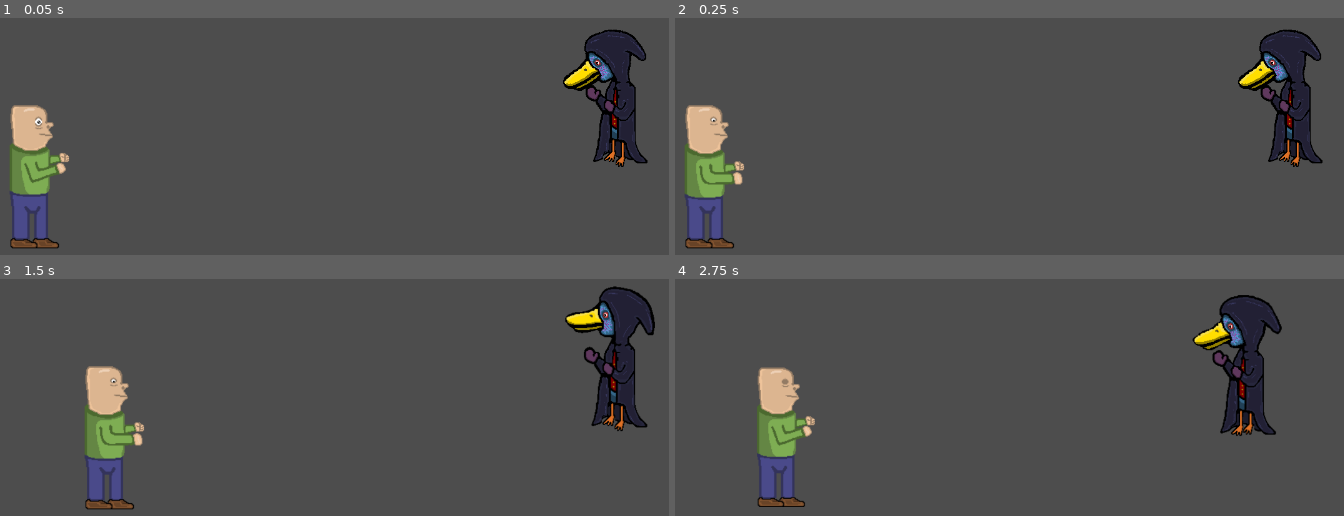
Above: before the commit, frames 1-4 (two rows, left to right).
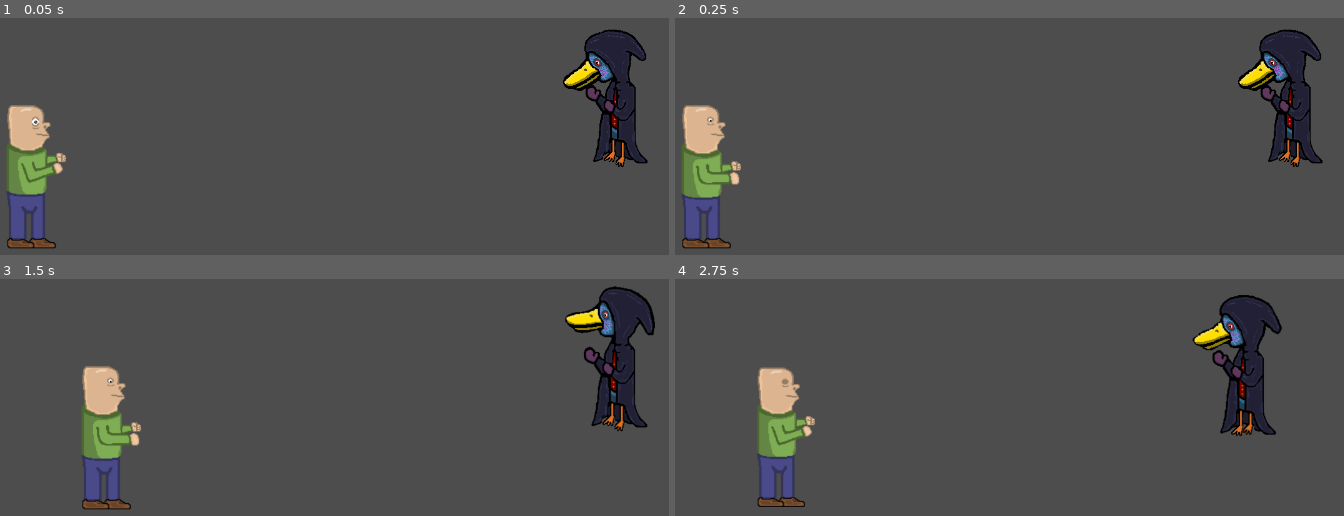
Above: after the commit, the same moments.

Repository: wildin-72/untitled_wild_game
Game: Godot game, scene res://scenes/GameScene/Levels/Level1.tscn
Same seed, same stepped clock (60 frames per second), same inputs: the game is played once before the commit and once after it. This scene is started directly instead of the project's main scene.
Inputs (mouse positions are in pixels of both pictures, inside the frame that each line leads up to):
- Up to frame 1 (0.05 s): no input
- Up to frame 2 (0.25 s): no input
- Up to frame 3 (1.5 s): tap Enter (ui_accept) at 0.5, 0.77 s; move the mouse to (481, 333) at 0.52 s; hold Right (ui_right) 0.53-1.25 s; hold E (attack1) 0.53-1.25 s; click (481, 333) at 0.67 s; drag from (147, 378) to (582, 347) at 1.27 s
- Up to frame 4 (2.75 s): move the mouse to (outside the picture) at 2.02 s; hold Right (ui_right) from 2.03 s (still down); hold D (attack3) from 2.03 s (still down)

The runs differ from the first frame. In frame 1, 1.6% of the frame differs, in the area x 1-11%, y 36-98%; in frame 2, 1.5%; in frame 3, 1.5%; in frame 4, nothing differs.

Commit message:
player hurt and player die state

Diff:
--- a/components/health.gd
+++ b/components/health.gd
@@ -40,7 +40,7 @@
 
 		if health <= 0:
 			health_depleted.emit()
-
+	print(health)
 
 func get_health():
 	return health
--- a/components/hurtbox.gd
+++ b/components/hurtbox.gd
@@ -30,7 +30,6 @@
 func _on_area_entered(area: Area2D) -> void:
 	#print("player hurtbox entered")
 	if area is Hitbox:
-		print("PLAYER HIT")
 		var hitbox = area as Hitbox
 		if hitbox and hitbox.owner:
 			#Collect hitbox data
@@ -39,5 +38,6 @@
 			if damage > 0:
 				health.health -= hitbox.damage
 				received_damage.emit(hitbox.damage)
+				print("damage taken")
 	if invulnerability_timer:
 		invulnerability_timer.run()
--- a/entities/Player/player.gd
+++ b/entities/Player/player.gd
@@ -8,9 +8,10 @@
 @onready var hitbox = $Hitbox/CollisionShape2D
 
 @export var flipped: bool = false
+@export var health: Health
+var health_changed = false
+var dead = false
 # Get the gravity from the project settings to be synced with RigidBody nodes.
-
-
 
 
 
@@ -20,3 +21,16 @@
 
 func _on_player_move_state_unflipped():
 	flipped = false
+
+
+
+
+func _on_hurtbox_received_damage(damage):
+	health_changed = true
+	await get_tree().create_timer(0.1).timeout
+	health_changed = false
+
+
+
+func _on_health_health_depleted():
+	dead = true
--- a/entities/Player/player.tscn
+++ b/entities/Player/player.tscn
@@ -9,10 +9,13 @@
 [ext_resource type="Script" path="res://components/health.gd" id="5_62q20"]
 [ext_resource type="Script" path="res://components/statemachine.gd" id="6_jabk4"]
 [ext_resource type="Script" path="res://entities/Player/player_idle_state.gd" id="7_1qobw"]
+[ext_resource type="Script" path="res://components/invuln_timer.gd" id="7_ervk7"]
 [ext_resource type="Script" path="res://entities/Player/player_move_state.gd" id="7_sv7fj"]
 [ext_resource type="Script" path="res://entities/Player/player_attack1_state.gd" id="8_71a5d"]
 [ext_resource type="Script" path="res://entities/Player/player_attack2_state.gd" id="9_ylbjf"]
 [ext_resource type="Script" path="res://entities/Player/player_attack3_state.gd" id="10_310bg"]
+[ext_resource type="Script" path="res://entities/Player/player_hurt_state.gd" id="11_ddd2v"]
+[ext_resource type="Script" path="res://entities/Player/player_dead_state.gd" id="12_3k50m"]
 
 [sub_resource type="Animation" id="Animation_3jn3w"]
 length = 0.001
@@ -123,6 +126,30 @@
 "transitions": PackedFloat32Array(1),
 "update": 0,
 "values": [Vector2(5, -20)]
+}
+tracks/9/type = "value"
+tracks/9/imported = false
+tracks/9/enabled = true
+tracks/9/path = NodePath("Icon:self_modulate")
+tracks/9/interp = 1
+tracks/9/loop_wrap = true
+tracks/9/keys = {
+"times": PackedFloat32Array(0),
+"transitions": PackedFloat32Array(1),
+"update": 0,
+"values": [Color(1, 0, 0, 1)]
+}
+tracks/10/type = "value"
+tracks/10/imported = false
+tracks/10/enabled = true
+tracks/10/path = NodePath("Icon:rotation")
+tracks/10/interp = 1
+tracks/10/loop_wrap = true
+tracks/10/keys = {
+"times": PackedFloat32Array(0),
+"transitions": PackedFloat32Array(1),
+"update": 0,
+"values": [-1.5708]
 }
 
 [sub_resource type="Animation" id="Animation_o74dv"]
@@ -211,6 +238,18 @@
 "transitions": PackedFloat32Array(1),
 "update": 0,
 "values": [1.5708]
+}
+tracks/7/type = "value"
+tracks/7/imported = false
+tracks/7/enabled = true
+tracks/7/path = NodePath("Icon:self_modulate")
+tracks/7/interp = 1
+tracks/7/loop_wrap = true
+tracks/7/keys = {
+"times": PackedFloat32Array(0),
+"transitions": PackedFloat32Array(1),
+"update": 0,
+"values": [Color(1, 1, 1, 1)]
 }
 
 [sub_resource type="Animation" id="Animation_im36q"]
@@ -313,6 +352,18 @@
 "update": 0,
 "values": [1.5708]
 }
+tracks/8/type = "value"
+tracks/8/imported = false
+tracks/8/enabled = true
+tracks/8/path = NodePath("Icon:self_modulate")
+tracks/8/interp = 1
+tracks/8/loop_wrap = true
+tracks/8/keys = {
+"times": PackedFloat32Array(0),
+"transitions": PackedFloat32Array(1),
+"update": 0,
+"values": [Color(1, 1, 1, 1)]
+}
 
 [sub_resource type="Animation" id="Animation_afccx"]
 resource_name = "attack3"
@@ -425,6 +476,18 @@
 "transitions": PackedFloat32Array(1),
 "update": 0,
 "values": [0.0]
+}
+tracks/9/type = "value"
+tracks/9/imported = false
+tracks/9/enabled = true
+tracks/9/path = NodePath("Icon:self_modulate")
+tracks/9/interp = 1
+tracks/9/loop_wrap = true
+tracks/9/keys = {
+"times": PackedFloat32Array(0),
+"transitions": PackedFloat32Array(1),
+"update": 0,
+"values": [Color(1, 1, 1, 1)]
 }
 
 [sub_resource type="Animation" id="Animation_78f81"]
@@ -456,6 +519,42 @@
 "update": 1,
 "values": [0, 1, 2, 3]
 }
+tracks/2/type = "value"
+tracks/2/imported = false
+tracks/2/enabled = true
+tracks/2/path = NodePath("Icon:self_modulate")
+tracks/2/interp = 1
+tracks/2/loop_wrap = true
+tracks/2/keys = {
+"times": PackedFloat32Array(0),
+"transitions": PackedFloat32Array(1),
+"update": 0,
+"values": [Color(1, 1, 1, 1)]
+}
+tracks/3/type = "value"
+tracks/3/imported = false
+tracks/3/enabled = true
+tracks/3/path = NodePath("Icon:position")
+tracks/3/interp = 1
+tracks/3/loop_wrap = true
+tracks/3/keys = {
+"times": PackedFloat32Array(0),
+"transitions": PackedFloat32Array(1),
+"update": 0,
+"values": [Vector2(0, -20)]
+}
+tracks/4/type = "value"
+tracks/4/imported = false
+tracks/4/enabled = true
+tracks/4/path = NodePath("Icon:rotation")
+tracks/4/interp = 1
+tracks/4/loop_wrap = true
+tracks/4/keys = {
+"times": PackedFloat32Array(0),
+"transitions": PackedFloat32Array(1),
+"update": 0,
+"values": [0.0]
+}
 
 [sub_resource type="Animation" id="Animation_akdc2"]
 resource_name = "walk"
@@ -486,6 +585,122 @@
 "update": 1,
 "values": [0, 1, 2, 3]
 }
+tracks/2/type = "value"
+tracks/2/imported = false
+tracks/2/enabled = true
+tracks/2/path = NodePath("Icon:self_modulate")
+tracks/2/interp = 1
+tracks/2/loop_wrap = true
+tracks/2/keys = {
+"times": PackedFloat32Array(0),
+"transitions": PackedFloat32Array(1),
+"update": 0,
+"values": [Color(1, 1, 1, 1)]
+}
+tracks/3/type = "value"
+tracks/3/imported = false
+tracks/3/enabled = true
+tracks/3/path = NodePath("Icon:position")
+tracks/3/interp = 1
+tracks/3/loop_wrap = true
+tracks/3/keys = {
+"times": PackedFloat32Array(0),
+"transitions": PackedFloat32Array(1),
+"update": 0,
+"values": [Vector2(0, -20)]
+}
+tracks/4/type = "value"
+tracks/4/imported = false
+tracks/4/enabled = true
+tracks/4/path = NodePath("Icon:rotation")
+tracks/4/interp = 1
+tracks/4/loop_wrap = true
+tracks/4/keys = {
+"times": PackedFloat32Array(0),
+"transitions": PackedFloat32Array(1),
+"update": 0,
+"values": [0.0]
+}
+
+[sub_resource type="Animation" id="Animation_3r48x"]
+resource_name = "hurt"
+length = 0.1
+tracks/0/type = "value"
+tracks/0/imported = false
+tracks/0/enabled = true
+tracks/0/path = NodePath("Icon:position")
+tracks/0/interp = 1
+tracks/0/loop_wrap = true
+tracks/0/keys = {
+"times": PackedFloat32Array(0, 0.1),
+"transitions": PackedFloat32Array(1, 1),
+"update": 0,
+"values": [Vector2(-10, -20), Vector2(0, -20)]
+}
+tracks/1/type = "value"
+tracks/1/imported = false
+tracks/1/enabled = true
+tracks/1/path = NodePath("Icon:self_modulate")
+tracks/1/interp = 1
+tracks/1/loop_wrap = true
+tracks/1/keys = {
+"times": PackedFloat32Array(0, 0.1),
+"transitions": PackedFloat32Array(1, 1),
+"update": 0,
+"values": [Color(1, 0, 0, 1), Color(1, 1, 1, 1)]
+}
+
+[sub_resource type="Animation" id="Animation_tgoao"]
+resource_name = "die"
+length = 0.9
+tracks/0/type = "value"
+tracks/0/imported = false
+tracks/0/enabled = true
+tracks/0/path = NodePath("Icon:position")
+tracks/0/interp = 1
+tracks/0/loop_wrap = true
+tracks/0/keys = {
+"times": PackedFloat32Array(0, 0.4),
+"transitions": PackedFloat32Array(1, 1),
+"update": 0,
+"values": [Vector2(0, -20), Vector2(-10, 100)]
+}
+tracks/1/type = "value"
+tracks/1/imported = false
+tracks/1/enabled = true
+tracks/1/path = NodePath("Icon:rotation")
+tracks/1/interp = 1
+tracks/1/loop_wrap = true
+tracks/1/keys = {
+"times": PackedFloat32Array(0, 0.4),
+"transitions": PackedFloat32Array(1, 1),
+"update": 0,
+"values": [0.0, -1.5708]
+}
+tracks/2/type = "value"
+tracks/2/imported = false
+tracks/2/enabled = true
+tracks/2/path = NodePath("Icon:self_modulate")
+tracks/2/interp = 1
+tracks/2/loop_wrap = true
+tracks/2/keys = {
+"times": PackedFloat32Array(0),
+"transitions": PackedFloat32Array(1),
+"update": 0,
+"values": [Color(1, 0, 0, 1)]
+}
+tracks/3/type = "value"
+tracks/3/imported = false
+tracks/3/enabled = true
+tracks/3/path = NodePath("Icon:frame")
+tracks/3/interp = 1
+tracks/3/loop_wrap = true
+tracks/3/keys = {
+"times": PackedFloat32Array(0, 0.1, 0.3),
+"transitions": PackedFloat32Array(1, 1, 1),
+"update": 1,
+"values": [0, 1, 2]
+}
 
 [sub_resource type="AnimationLibrary" id="AnimationLibrary_olu7p"]
 _data = {
@@ -493,6 +708,8 @@
 "attack1": SubResource("Animation_o74dv"),
 "attack2": SubResource("Animation_im36q"),
 "attack3": SubResource("Animation_afccx"),
+"die": SubResource("Animation_tgoao"),
+"hurt": SubResource("Animation_3r48x"),
 "idle": SubResource("Animation_78f81"),
 "walk": SubResource("Animation_akdc2")
 }
@@ -506,11 +723,14 @@
 
 [sub_resource type="CapsuleShape2D" id="CapsuleShape2D_2t5e8"]
 
-[node name="Player" type="CharacterBody2D" groups=["Player"]]
+[node name="Player" type="CharacterBody2D" node_paths=PackedStringArray("health") groups=["Player"]]
 script = ExtResource("1_d4p6m")
+health = NodePath("Health")
 
 [node name="Icon" type="Sprite2D" parent="."]
+self_modulate = Color(1, 0, 0, 1)
 position = Vector2(5, -20)
+rotation = -1.5708
 scale = Vector2(1.23, 1.23)
 texture = ExtResource("2_sojug")
 hframes = 4
@@ -539,6 +759,11 @@
 [node name="CollisionShape2D" type="CollisionShape2D" parent="Hurtbox"]
 position = Vector2(0, 11)
 shape = SubResource("CapsuleShape2D_se0lq")
+
+[node name="InvulnTimer" type="Node" parent="Hurtbox"]
+script = ExtResource("7_ervk7")
+time_til_invulnerable = 0.09
+time_invulnerable = 0.5
 
 [node name="Health" type="Node" parent="."]
 script = ExtResource("5_62q20")
@@ -559,6 +784,15 @@
 sprite = NodePath("../../Icon")
 hitbox = NodePath("../../Hitbox")
 
+[node name="PlayerHurtState" type="Node" parent="StateMachine" node_paths=PackedStringArray("animator")]
+script = ExtResource("11_ddd2v")
+animator = NodePath("../../AnimationPlayer")
+
+[node name="PlayerDeadState" type="Node" parent="StateMachine" node_paths=PackedStringArray("actor", "animator")]
+script = ExtResource("12_3k50m")
+actor = NodePath("../..")
+animator = NodePath("../../AnimationPlayer")
+
 [node name="PlayerMoveState" type="Node" parent="StateMachine" node_paths=PackedStringArray("actor", "animator", "sprite", "hitbox")]
 script = ExtResource("7_sv7fj")
 actor = NodePath("../..")
@@ -581,5 +815,8 @@
 animator = NodePath("../../AnimationPlayer")
 actor = NodePath("../..")
 
+[connection signal="received_damage" from="Hurtbox" to="." method="_on_hurtbox_received_damage"]
+[connection signal="health_changed" from="Health" to="." method="_on_health_health_changed"]
+[connection signal="health_depleted" from="Health" to="." method="_on_health_health_depleted"]
 [connection signal="flipped" from="StateMachine/PlayerMoveState" to="." method="_on_player_move_state_flipped"]
 [connection signal="unflipped" from="StateMachine/PlayerMoveState" to="." method="_on_player_move_state_unflipped"]
--- /dev/null
+++ b/entities/Player/player_dead_state.gd
@@ -0,0 +1,11 @@
+extends State
+
+@export var actor : CharacterBody2D
+@export var animator : AnimationPlayer
+
+
+
+func enter():
+	animator.play("die")
+	await animator.animation_finished
+	actor.queue_free()
--- /dev/null
+++ b/entities/Player/player_hurt_state.gd
@@ -0,0 +1,11 @@
+extends State
+
+
+@export var animator : AnimationPlayer
+
+var input_vector: Vector2
+
+func enter():
+	animator.play("hurt")
+	await animator.animation_finished
+	transition.emit(self, "PlayerIdleState")
--- a/entities/Player/player_idle_state.gd
+++ b/entities/Player/player_idle_state.gd
@@ -13,6 +13,10 @@
 	input_vector = Vector2(Input.get_axis("ui_left", "ui_right"), Input.get_axis("ui_up", "ui_down")).normalized()
 	if input_vector:
 		transition.emit(self, "PlayerMoveState")
+	if actor.health_changed:
+		transition.emit(self, "PlayerHurtState")
+	if actor.dead:
+		transition.emit(self, "PlayerDeadState")
 
 func _unhandled_input(event):
 	if event.is_action_pressed("attack1"):
--- a/entities/Player/player_move_state.gd
+++ b/entities/Player/player_move_state.gd
@@ -33,6 +33,10 @@
 
 	if actor.velocity == Vector2.ZERO:
 		transition.emit(self, "PlayerIdleState")
+	if actor.dead:
+		transition.emit(self, "PlayerDeadState")
+	if actor.health_changed:
+		transition.emit(self, "PlayerHurtState")
 
 
 
Not shown, added: assets/images/UI/Sanitymeter.png.import
Not shown: 1 places in entities/Player/player.tscn that only renumber resources
